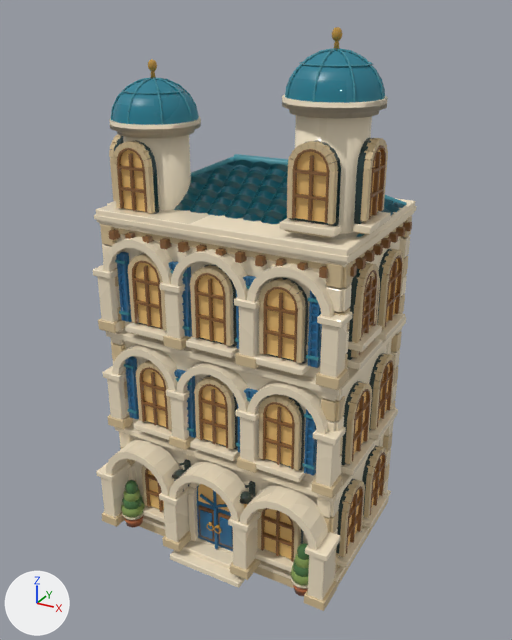
The glTF model art/blender-city/models/harbor/hotel_3/model.glb, before and after one commit.
The view is the same before and after, from a camera (50 mm lens) standing at (1.077, -1.978, 1.804) and looking at (0.003, -0.025, 0.827). Every picture has the same lights, and +X, +Y and +Z are marked at lower left. The picture after the commit comes second. Where no turn or scale is listed for an object, it has been applied to the vertices. Vertices at exactly the same position are counted once.

In view in the first picture: 'harbor_hotel_3_geometry'.
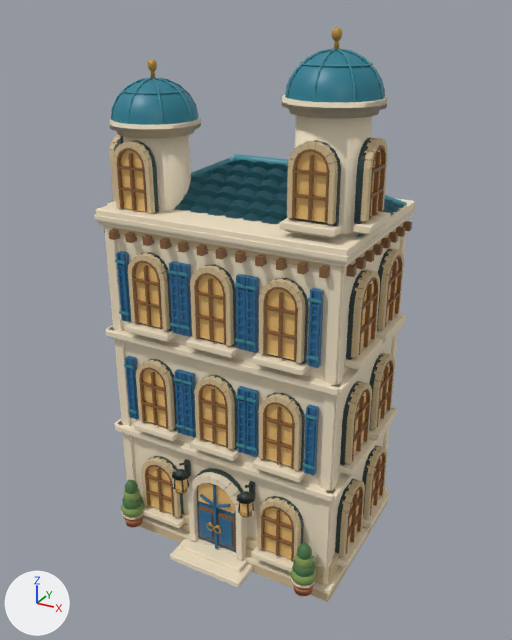
Where the change shows, as pixel boxes [x1, y1, x2, y2] in the pictures (512 x 640 px):
'harbor_hotel_3_geometry', reshaped: before [92, 27, 417, 611]; after [94, 27, 417, 602]
part 1 of me_harbor_hotel_3_mesh, deleted (beige): before [92, 236, 410, 611]
part 2 of me_harbor_hotel_3_mesh, cut back: before [100, 215, 412, 532]; after [99, 219, 408, 584]
part 3 of me_harbor_hotel_3_mesh, surface changed: [100, 27, 412, 596] in both

The change, as a diff of the scene's bpy script:
```diff
--- a/art/blender-city/models/harbor/hotel_3/model.glb.py
+++ b/art/blender-city/models/harbor/hotel_3/model.glb.py
@@ me_harbor_hotel_3_mesh @@
 # used by ob_harbor_hotel_3_geometry; location = (0.0, 0.0, 0.0)
-me_harbor_hotel_3_mesh.from_pydata(...)  # 23840 vertices, 43776 faces; spans x -0.46..0.46, y -0.4..0.4, z 0.0..1.76
+me_harbor_hotel_3_mesh.from_pydata(...)  # 18528 vertices, 33624 faces; spans x -0.46..0.46, y -0.4..0.4, z 0.0..1.76
+# me_harbor_hotel_3_mesh part 1: 229 loose pieces with 5040 vertices, spanning x -0.46..0.46, y -0.39..0.3, z 0.05..1.15, are deleted
+# me_harbor_hotel_3_mesh part 2: 7 vertices moved within x -0.42..0.42, y -0.29..0.32, z 0.13..1.17; 320 vertices removed from x -0.42..0.42, y -0.39..0.3, z 0.26..1.18; 48 vertices added at x -0.41..0.41, y -0.28..0.28, z 0.05..1.18
+# me_harbor_hotel_3_mesh part 3: 33364 kept faces spanning x -0.46..0.46, y -0.4..0.4, z 0.0..1.76 get new texture (UV) coordinates
 me_harbor_hotel_3_mesh.materials.append(mat_harbor_hotel_3___solid)
```
